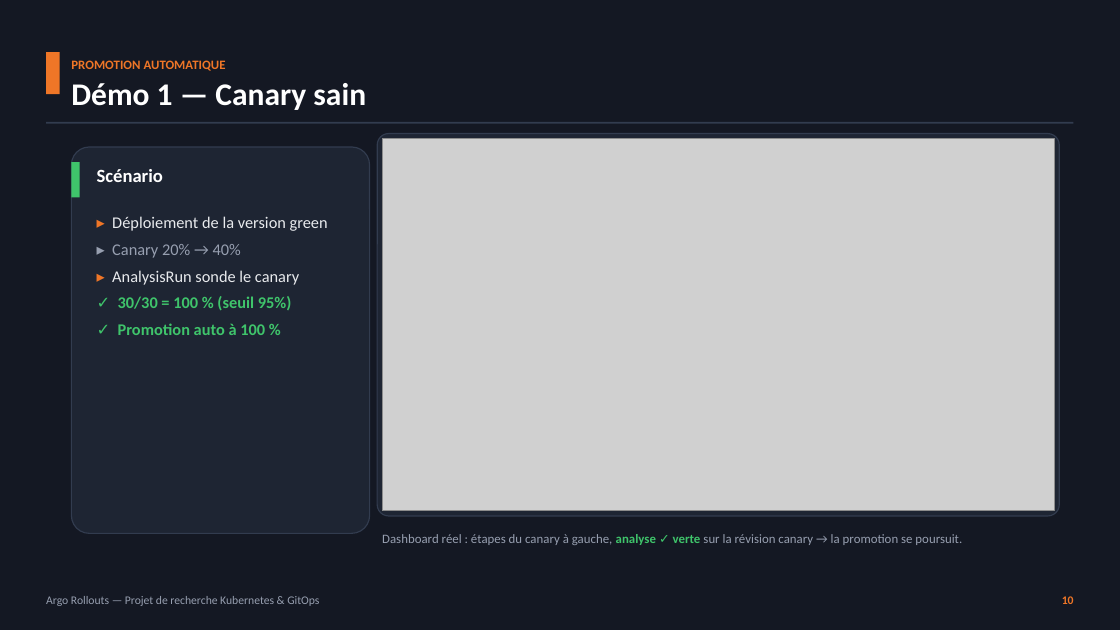
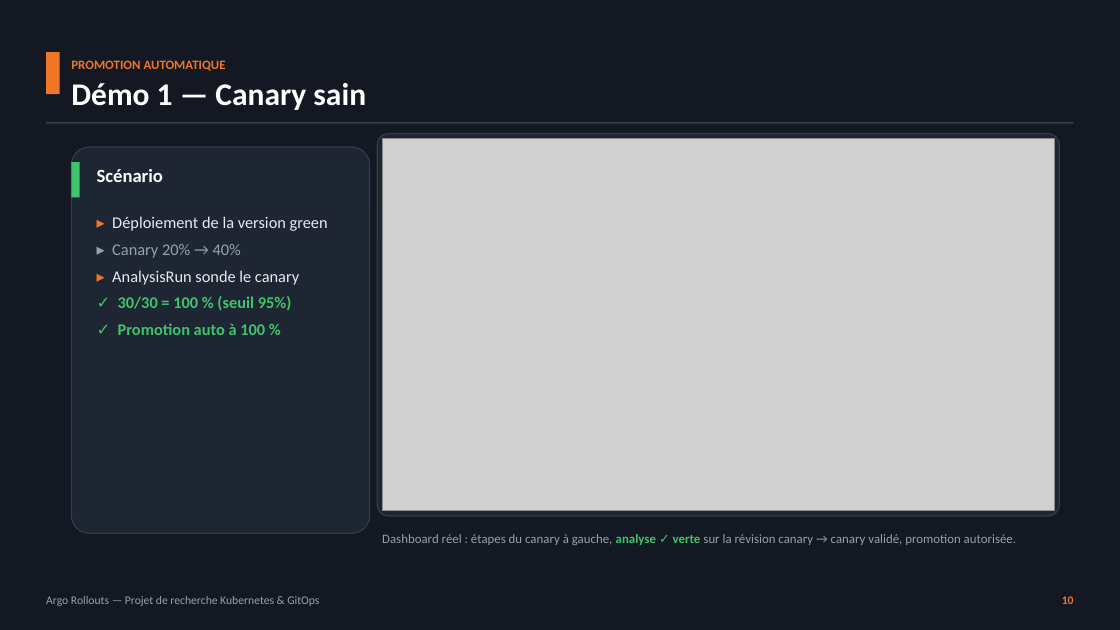
Before and after one commit to Louis-JB/argo-rollouts-demo, a slide deck: slide 11 of slides/argo-rollouts.pptx. Drawn at 1120x630 pixels with LibreOffice and Linux fonts; fonts in the diff are those of the drawing; grey boxes stand for pictures. Boxes give left, top, right and bottom in pixels: in the first picture for what was removed or moved away, otherwise in the second. Text is boxed around its words. In the diff, an @@ line names an element or a change of style, - is before the commit and + after.

Commit message:
Légende démo 1 : reformulation exacte (canary validé/promotion autorisée)

```diff
--- a/slides/argo-rollouts.pptx
+++ b/slides/argo-rollouts.pptx
@@ text at <box>382,534,1016,545</box>: text changed @@
-Dashboard réel : étapes du canary à gauche, analyse ✓ verte sur la révision canary → la promotion se poursuit.
+Dashboard réel : étapes du canary à gauche, analyse ✓ verte sur la révision canary → canary validé, promotion autorisée.
```
Also in this commit, not shown: 2 other files.
